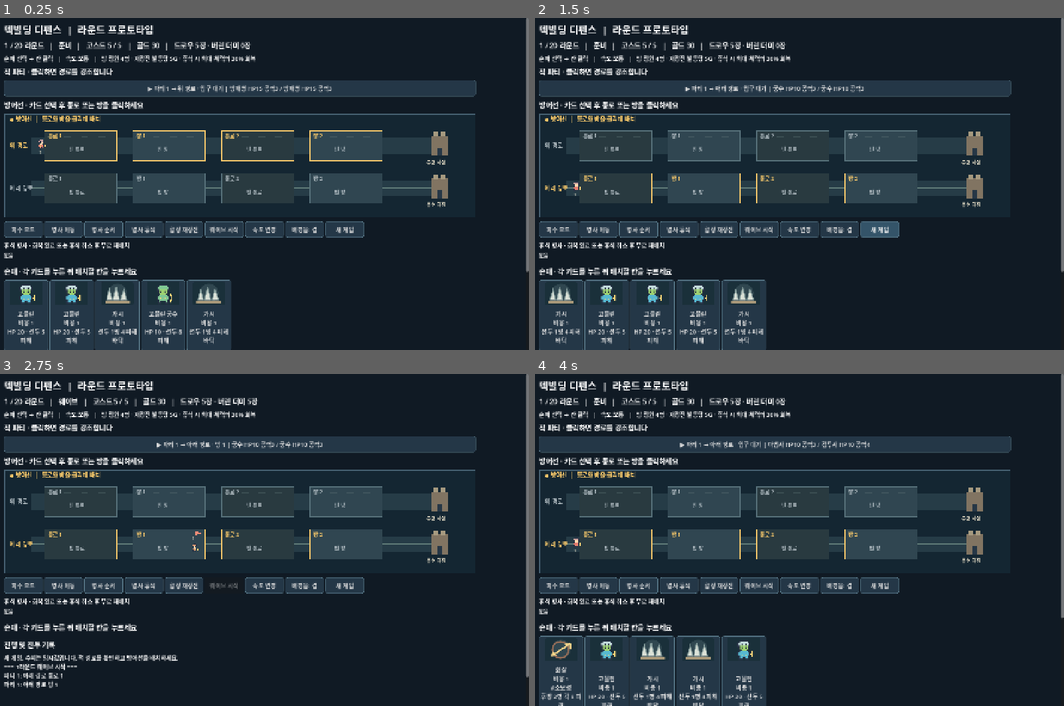
Above: before the commit, frames 1-4 (two rows, left to right).
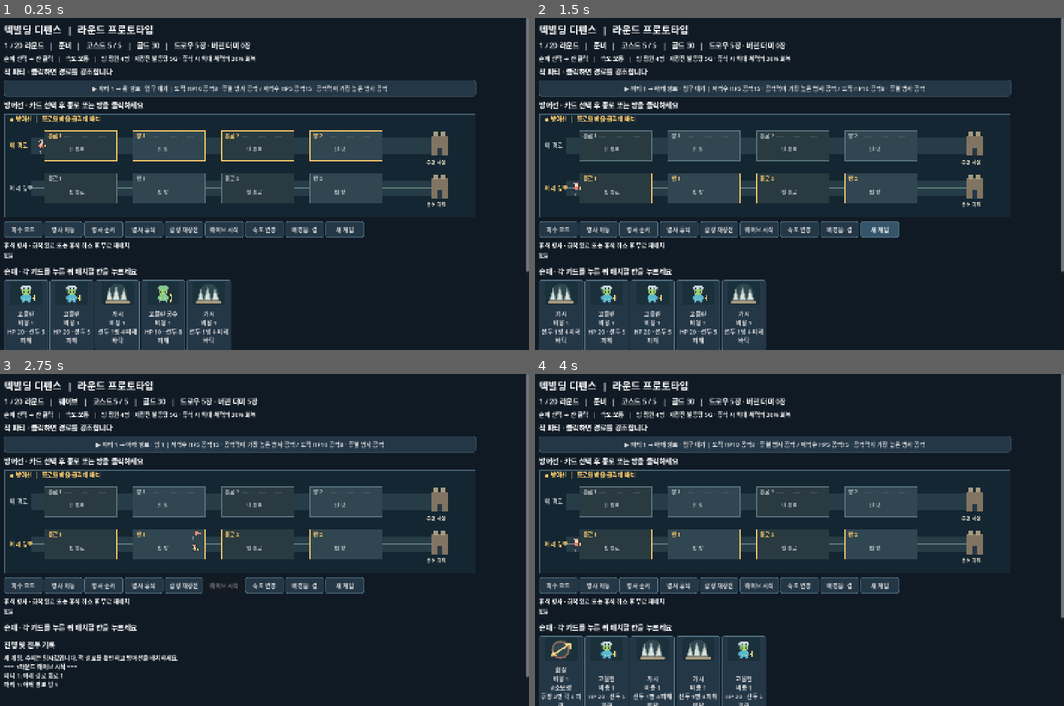
Above: after the commit, the same moments.

Repository: m16sk69-byte/DECK-BUILDING
Game: Godot game, scene res://main.tscn
Same seed, same stepped clock (60 frames per second), same inputs: the game is played once before the commit and once after it.
Inputs:
- Up to frame 1 (0.25 s): no input
- Up to frame 2 (1.5 s): click "웨이브 시작" at 0.5 s; click "새 게임" at 1.25 s
- Up to frame 3 (2.75 s): click "웨이브 시작" at 2 s
- Up to frame 4 (4 s): click "새 게임" at 2.75 s; click "▶ 파티 1 → 아래 경로 · 입구 대기 | 마법사 …" (after the commit: "▶ 파티 1 → 아래 경로 · 입구 대기 | 도적 H…") at 3.5 s

The runs differ from the first frame. In frame 1, 0.6% of the frame differs, in the area x 17-74%, y 20-23%; in frame 2, 0.6%; in frame 3, 0.6%; in frame 4, 0.7%, in the area x 16-74%, y 20-23%.

Commit message:
Add enemy party and allied-first combat

Diff:
--- a/check_prototype.gd
+++ b/check_prototype.gd
@@ -87,7 +87,7 @@
 	assert(game.cost == 5 and tank.hp == 24 and backline.hp == 14)
 	game.log_lines.clear()
 	game._fight({"lane":0, "units":[{"name":"적", "hp":20, "attack":1}]}, 0)
-	assert(game.log_lines[2].begins_with("적 → 고블린"))
+	assert(game.log_lines.any(func(line): return line.begins_with("적 → 고블린")))
 	game._new_game()
 	if not game.hand.any(func(card): return card.name == "고블린"):
 		for i in range(game.draw_pile.size()):
@@ -118,11 +118,11 @@
 	game._fight({"lane":0, "units":enemy_units}, 0)
 	var log: Array = game.log_lines
 	assert(log[1].begins_with("고블린 →"))
-	assert(log[2].begins_with("적1 →"))
+	assert(log[2].begins_with("고블린 →"))
 	assert(log[3].begins_with("고블린 →"))
-	assert(log[4].begins_with("적2 →"))
-	assert(log[5].begins_with("고블린 →"))
-	assert(log[6].begins_with("고블린 →"))
+	assert(log[4].begins_with("고블린 →"))
+	assert(log[5].begins_with("적1 →"))
+	assert(log[6].begins_with("적2 →"))
 	game._new_game()
 	enemy_units = []
 	for i in range(4): enemy_units.append({"name":"적%d" % (i + 1), "hp":100, "attack":1})
@@ -132,11 +132,61 @@
 	game._fight({"lane":0, "units":enemy_units}, 0)
 	log = game.log_lines
 	assert(log[1].begins_with("고블린 →"))
-	assert(log[2].begins_with("적1 →"))
-	assert(log[3].begins_with("고블린 →"))
+	assert(log[2].begins_with("고블린 →"))
+	assert(log[3].begins_with("적1 →"))
 	assert(log[4].begins_with("적2 →"))
 	assert(log[5].begins_with("적3 →"))
 	assert(log[6].begins_with("적4 →"))
+	# Regular enemy stats and the proposed 5th-round boss formation.
+	game._new_game()
+	assert(game.ENEMY_TYPES["도적"].hp == 10 and game.ENEMY_TYPES["도적"].attack == 8)
+	assert(game.ENEMY_TYPES["방패병"].hp == 20 and game.ENEMY_TYPES["방패병"].attack == 2)
+	assert(game.ENEMY_TYPES["저격수"].hp == 5 and game.ENEMY_TYPES["저격수"].attack == 15)
+	game.round_number = 5
+	game._generate_parties()
+	var boss_units: Array = game.parties[0].units
+	assert(boss_units.map(func(unit): return unit.name) == ["기사", "기사", "동국의 검사"])
+	assert(boss_units[0].hp == 24 and boss_units[0].attack == 6)
+	assert(boss_units[2].hp == 50 and boss_units[2].attack == 10)
+	# Rear and highest-attack targeting respect blur and deterministic front-order ties.
+	var front := {"name":"고블린", "hp":20}
+	var strong := {"name":"오크", "hp":25}
+	var rear := {"name":"고블린 궁수", "hp":10}
+	assert(game._single_target_soldier([front, strong, rear], "rear") == rear)
+	assert(game._single_target_soldier([front, strong, rear], "highest_attack") == strong)
+	game.card_defs["오크"]["blur"] = true
+	assert(game._single_target_soldier([front, strong, rear], "highest_attack") == rear)
+	game.card_defs["고블린 궁수"]["blur"] = true
+	assert(game._single_target_soldier([front, strong, rear], "rear") == front)
+	# Exercise the target selection through combat, including the enemy's actual damage.
+	game._new_game()
+	front = {"name":"고블린", "hp":20, "max_hp":20}
+	rear = {"name":"고블린 궁수", "hp":10, "max_hp":10}
+	game.lanes[0].rooms[0].append_array([front, rear])
+	game._fight({"lane":0, "units":[{"name":"도적", "hp":14, "attack":8, "targeting":"rear"}]}, 0)
+	assert(front.hp == 20 and rear.hp == 2)
+	game._new_game()
+	front = {"name":"고블린", "hp":20, "max_hp":20}
+	strong = {"name":"오크", "hp":25, "max_hp":25}
+	game.lanes[0].rooms[0].append_array([front, strong])
+	game._fight({"lane":0, "units":[{"name":"저격수", "hp":16, "attack":15, "targeting":"highest_attack"}]}, 0)
+	assert(front.hp == 20 and strong.hp == 10)
+	# An enemy defeated by the allied phase does not act.
+	game._new_game()
+	game.lanes[0].rooms[0].append_array([{"name":"고블린", "hp":20, "max_hp":20}, {"name":"고블린", "hp":20, "max_hp":20}])
+	game.log_lines.clear()
+	game._fight({"lane":0, "units":[{"name":"적", "hp":10, "attack":99}]}, 0)
+	assert(game.lanes[0].rooms[0].size() == 2)
+	assert(not game.log_lines.any(func(line): return line.begins_with("적 →")))
+	# The swordsman gains +5 before attacks 2, 4 and 6, retaining the bonus.
+	game._new_game()
+	game.card_defs["시험 병사"] = game.card_defs["고블린"].duplicate(true)
+	game.card_defs["시험 병사"]["attack"] = 3
+	var durable := {"name":"시험 병사", "hp":1000, "max_hp":1000}
+	var swordsman := {"name":"동국의 검사", "hp":20, "attack":10, "attack_count":0, "attack_boost_interval":2, "attack_boost":5}
+	game.lanes[0].rooms[0].append(durable)
+	game._fight({"lane":0, "units":[swordsman]}, 0)
+	assert(swordsman.attack_count == 6 and swordsman.attack == 25 and durable.hp == 895)
 	game._new_game()
 	var trap = {"name":"가시", "card":{"name":"가시", "id":999}, "placed_round":1, "active":false, "hits":3}
 	game.lanes[0].traps[0].append(trap)
@@ -500,7 +550,7 @@
 	assert(game._single_target_soldier([hidden, visible]) == visible)
 	assert(game._single_target_soldier([hidden]) == hidden)
 	game.lanes[0].rooms[0].append_array([hidden, visible])
-	game._fight({"lane":0, "units":[{"name":"광역 적", "hp":6, "attack":3, "area_attack":true}]}, 0)
+	game._fight({"lane":0, "units":[{"name":"광역 적", "hp":11, "attack":3, "area_attack":true}]}, 0)
 	assert(hidden.hp == 7 and visible.hp == 7)
 	# Poison hits before actions; bleed adds damage without recursively triggering itself.
 	game._new_game()
--- a/main.gd
+++ b/main.gd
@@ -13,6 +13,13 @@
 	"궁수": {"type":"soldier", "cost":1, "hp":16, "attack":7, "description":"HP 16 · 선두 7 피해"},
 	"마법사": {"type":"soldier", "cost":2, "hp":14, "attack":4, "area_attack":true, "description":"HP 14 · 전체 4 피해"},
 }
+const ENEMY_TYPES = {
+	"도적": {"hp":10, "attack":8, "targeting":"rear", "description":"후열 병사 공격"},
+	"방패병": {"hp":20, "attack":2, "targeting":"front", "description":"선두 병사 공격"},
+	"저격수": {"hp":5, "attack":15, "targeting":"highest_attack", "description":"공격력이 가장 높은 병사 공격"},
+}
+const TEST_KNIGHT_HP := 24
+const TEST_KNIGHT_ATTACK := 6
 const COST_DRAW_RELIC = "유물(임시): 최대 코스트 +1 · 드로우 -1"
 const REWARDS = ["최대 코스트 +1", "모든 병사 공격력 +2", "모든 함정 피해 +2", "골드 +12", "모든 병사 체력 10 회복", "언데드 골렘 카드 획득", "덱에 낙석 2장 추가", "최대 코스트 +2", "모든 병사 공격력 +1", COST_DRAW_RELIC]
 const TEST_EVENTS = ["가능성 연구", "강화 의식", "넌 필요없어!!", "그냥 처음에 보여준거로 해주세요"]
@@ -96,7 +103,7 @@
 	for kind in ["궁수", "마법사", "고블린", "고블린 궁수", "언데드 골렘", "오크", "녹티스"]:
 		card_icons[kind] = pixel_art.make_card(kind)
 		sprite_icons[kind] = pixel_art.make_sprite(kind)
-	for kind in ["방패병", "검투사", "궁수", "마법사", "보스"]:
+	for kind in ["도적", "방패병", "저격수", "기사", "동국의 검사", "보스"]:
 		sprite_icons["enemy_" + kind] = pixel_art.make_sprite(kind, true)
 
 func _start_music() -> void:
@@ -348,14 +355,21 @@
 	var count := 1 if round_number < 3 else (2 if round_number < 11 else 3)
 	for p in range(count):
 		var units := []
-		var enemy_count := mini(4, 2 + int(round_number / 6))
-		for i in range(enemy_count):
-			var role: String = ["방패병", "검투사", "마법사", "궁수"][rng.randi_range(0, 3)]
-			var hp: int = 10 + int(round_number / 3) * 2 + (5 if role == "방패병" else 0)
-			var atk: int = 3 + int(round_number / 7) + (1 if role == "검투사" else 0)
-			units.append({"name":role, "hp":hp, "max_hp":hp, "attack":atk})
-		if round_number % 5 == 0 and p == 0:
-			units[0] = {"name":"보스", "hp":24 + round_number * 2, "max_hp":24 + round_number * 2, "attack":5 + int(round_number / 5)}
+		if round_number == 5 and p == 0:
+			for i in range(2):
+				units.append({"name":"기사", "hp":TEST_KNIGHT_HP, "max_hp":TEST_KNIGHT_HP, "attack":TEST_KNIGHT_ATTACK, "targeting":"front", "description":"선두 병사 공격 · 수치 시험용"})
+			units.append({"name":"동국의 검사", "hp":50, "max_hp":50, "attack":10, "targeting":"front", "description":"두 번째 공격마다 공격력 +5 후 공격", "attack_count":0, "attack_boost_interval":2, "attack_boost":5})
+		else:
+			var enemy_count := mini(4, 2 + int(round_number / 6))
+			var roles := ENEMY_TYPES.keys()
+			for i in range(enemy_count):
+				var role: String = roles[rng.randi_range(0, roles.size() - 1)]
+				var enemy: Dictionary = ENEMY_TYPES[role].duplicate(true)
+				enemy["name"] = role
+				enemy["max_hp"] = enemy.hp
+				units.append(enemy)
+			if round_number % 5 == 0 and p == 0:
+				units[0] = {"name":"보스", "hp":24 + round_number * 2, "max_hp":24 + round_number * 2, "attack":5 + int(round_number / 5), "description":"임시 보스"}
 		parties.append({"lane":rng.randi_range(0, 1), "units":units, "pos":-1, "done":false})
 	selected_party = 0
 
@@ -600,7 +614,8 @@
 		var party: Dictionary = parties[i]
 		var descriptions: Array[String] = []
 		for unit in party.units:
-			descriptions.append("%s HP%d 공격%d" % [unit.name, unit.hp, unit.attack])
+			var detail: String = " · " + unit.description if unit.has("description") else ""
+			descriptions.append("%s HP%d 공격%d%s" % [unit.name, unit.hp, unit.attack, detail])
 		var location := "처치" if party.done else ("입구 대기" if party.pos < 0 else ("통로 %d" % (int(party.pos / 2) + 1) if party.pos % 2 == 0 else "방 %d" % (int(party.pos / 2) + 1)))
 		var label_value := "%s파티 %d → %s 경로 · %s | %s" % ["▶ " if i == selected_party else "", i + 1, "위" if party.lane == 0 else "아래", location, " / ".join(descriptions)]
 		party_box.add_child(_button(label_value, _select_party.bind(i)))
@@ -702,10 +717,18 @@
 func _live_enemies(party: Dictionary) -> Array:
 	return party.units.filter(func(unit): return unit.hp > 0)
 
-func _single_target_soldier(soldiers: Array) -> Dictionary:
+func _single_target_soldier(soldiers: Array, targeting := "front") -> Dictionary:
+	var candidates: Array = []
 	for soldier in soldiers:
-		if not card_defs[soldier.name].get("blur", false): return soldier
-	return soldiers.front()
+		if not card_defs[soldier.name].get("blur", false): candidates.append(soldier)
+	if candidates.is_empty(): candidates = soldiers
+	if targeting == "rear": return candidates.back()
+	if targeting == "highest_attack":
+		var selected: Dictionary = candidates.front()
+		for soldier in candidates:
+			if _soldier_stats(soldier.name).attack > _soldier_stats(selected.name).attack: selected = soldier
+		return selected
+	return candidates.front()
 
 func _apply_traps(party: Dictionary, slot: int) -> void:
 	for trap in lanes[party.lane].traps[slot]:
@@ -729,13 +752,11 @@
 	if soldiers.is_empty() or _live_enemies(party).is_empty(): return
 	var fight_token := wave_token
 	_log("%s 경로 방 %d 전투 시작" % ["위" if party.lane == 0 else "아래", slot + 1])
-	# Each cycle snapshots actors. A dead actor loses its turn; surviving actors act once.
+	# Each cycle: all surviving allies act in order, then surviving enemies act in order.
 	while not soldiers.is_empty() and not _live_enemies(party).is_empty():
 		var allies := soldiers.duplicate()
-		var enemies := _live_enemies(party).duplicate()
-		for i in range(maxi(allies.size(), enemies.size())):
-			if i < allies.size() and allies[i].hp > 0 and not _live_enemies(party).is_empty():
-				var ally: Dictionary = allies[i]
+		for ally in allies:
+			if ally.hp > 0 and not _live_enemies(party).is_empty():
 				var attack: int = _soldier_stats(ally.name).attack + soldier_bonus
 				if card_defs[ally.name].get("area_attack", false):
 					for enemy in _live_enemies(party): _soldier_hit_enemy(enemy, attack, ally)
@@ -750,12 +771,20 @@
 					_refresh()
 					await get_tree().create_timer(speed * 0.7).timeout
 					if fight_token != wave_token: return
-			if i < enemies.size() and enemies[i].hp > 0 and not soldiers.is_empty():
-				var enemy: Dictionary = enemies[i]
+			if _live_enemies(party).is_empty(): break
+		var enemies := _live_enemies(party).duplicate()
+		for enemy in enemies:
+			if enemy.hp > 0 and not soldiers.is_empty():
 				if enemy.get("poison", 0) > 0:
 					_damage_enemy(enemy, enemy.poison, "#중독")
 					if enemy.hp <= 0: continue
-				var targets: Array = soldiers.duplicate() if enemy.get("area_attack", false) else [_single_target_soldier(soldiers)]
+				var interval: int = enemy.get("attack_boost_interval", 0)
+				if interval > 0:
+					enemy["attack_count"] = enemy.get("attack_count", 0) + 1
+					if enemy.attack_count % interval == 0:
+						enemy.attack += enemy.get("attack_boost", 0)
+						_log("%s 공격력 +%d (공격력 %d)" % [enemy.name, enemy.attack_boost, enemy.attack])
+				var targets: Array = soldiers.duplicate() if enemy.get("area_attack", false) else [_single_target_soldier(soldiers, enemy.get("targeting", "front"))]
 				for target in targets:
 					target.hp = maxi(0, target.hp - enemy.attack)
 					battle_notice = "%s → %s · %d 피해" % [enemy.name, target.name, enemy.attack]
--- a/pixel_characters.gd
+++ b/pixel_characters.gd
@@ -63,7 +63,8 @@
 	if kind == "고블린 궁수": return "궁수"
 	if kind == "오크" or kind == "언데드 골렘": return "검사"
 	if kind == "녹티스": return "마법사"
-	if kind == "방패병" or kind == "검투사" or kind == "보스": return "검사"
+	if kind == "저격수": return "궁수"
+	if kind == "도적" or kind == "기사" or kind == "동국의 검사" or kind == "방패병" or kind == "검투사" or kind == "보스": return "검사"
 	return kind if PATTERNS.has(kind) else "검사"
 
 static func make_image(kind: String, enemy := false) -> Image:
@@ -84,7 +85,7 @@
 		palette["G"] = Color("d9976f")
 		palette["P"] = Color("d187bd")
 		palette["M"] = Color("c59f9c")
-	if kind == "보스":
+	if kind == "보스" or kind == "동국의 검사":
 		palette["M"] = Color("f3c65e")
 		palette["B"] = Color("a25c92")
 	for y in range(16):
Not shown, changed: CLOUD_HANDOFF.md
Not shown, changed: GAME_DESIGN.md
